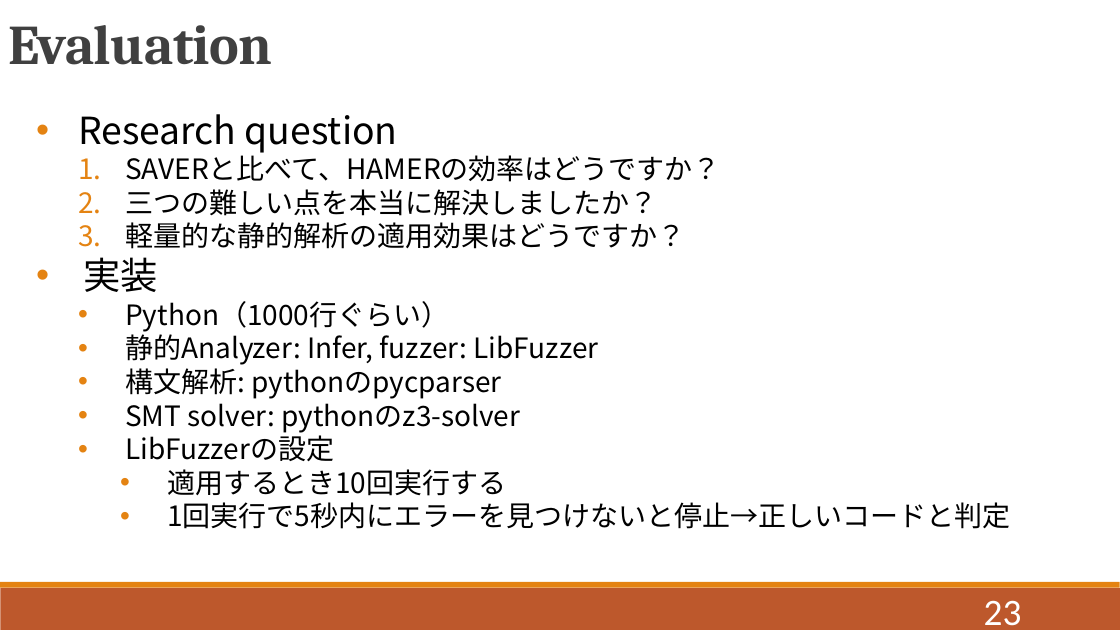
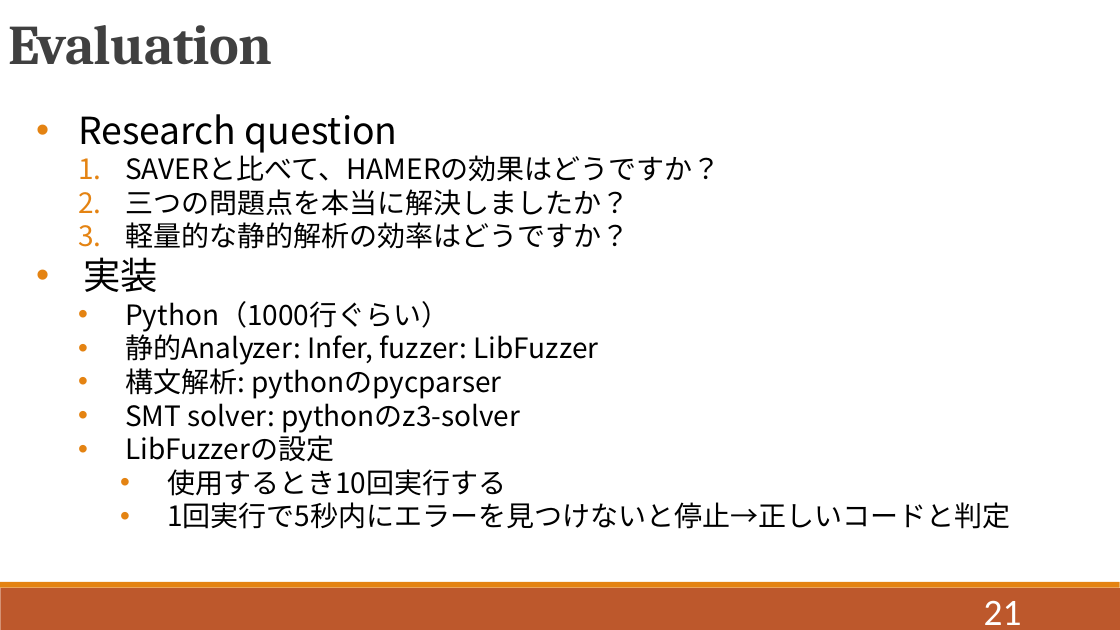
Before and after one commit to QIANZECHANG/MyResearch, a slide deck: slide 21 of 修論/修論発表.pptx (slide 23 before the commit). Drawn at 1120x630 pixels with LibreOffice and Linux fonts; fonts in the diff are those of the drawing. Boxes give left, top, right and bottom in pixels: in the first picture for what was removed or moved away, otherwise in the second. Text is boxed around its words. In the diff, an @@ line names an element or a change of style, - is before the commit and + after.

```diff
--- a/修論/修論発表.pptx
+++ b/修論/修論発表.pptx
@@ text at (x1=125, y1=151, x2=721, y2=249): text changed @@
-    1. SAVERと比べて、HAMERの効率はどうですか？
-    2. 三つの難しい点を本当に解決しましたか？
-    3. 軽量的な静的解析の適用効果はどうですか？
+    1. SAVERと比べて、HAMERの効果はどうですか？
+    2. 三つの問題点を本当に解決しましたか？
+    3. 軽量的な静的解析の効率はどうですか？
@@ text at (x1=167, y1=469, x2=506, y2=496): text changed @@
-      • 適用するとき10回実行する
+      • 使用するとき10回実行する
@@ page number at (x1=984, y1=600, x2=1022, y2=625): text changed @@
-23
+21
```
Also in this commit, not shown: 20 other slides changed, 3 slides removed.
